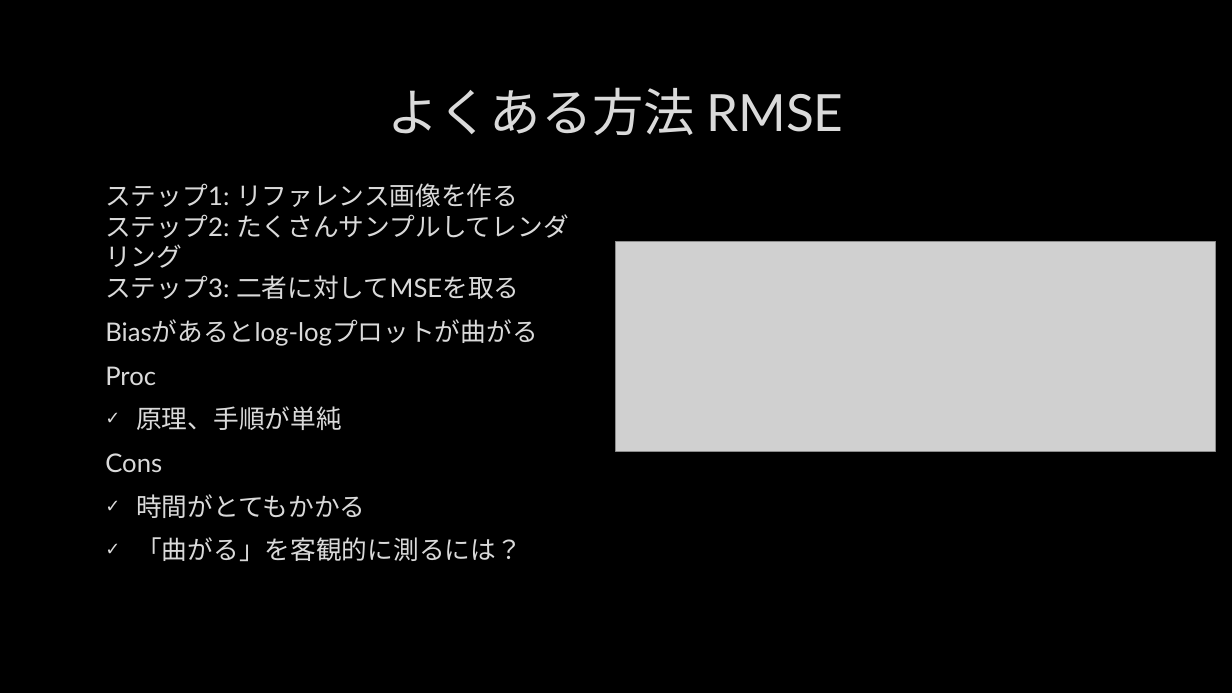
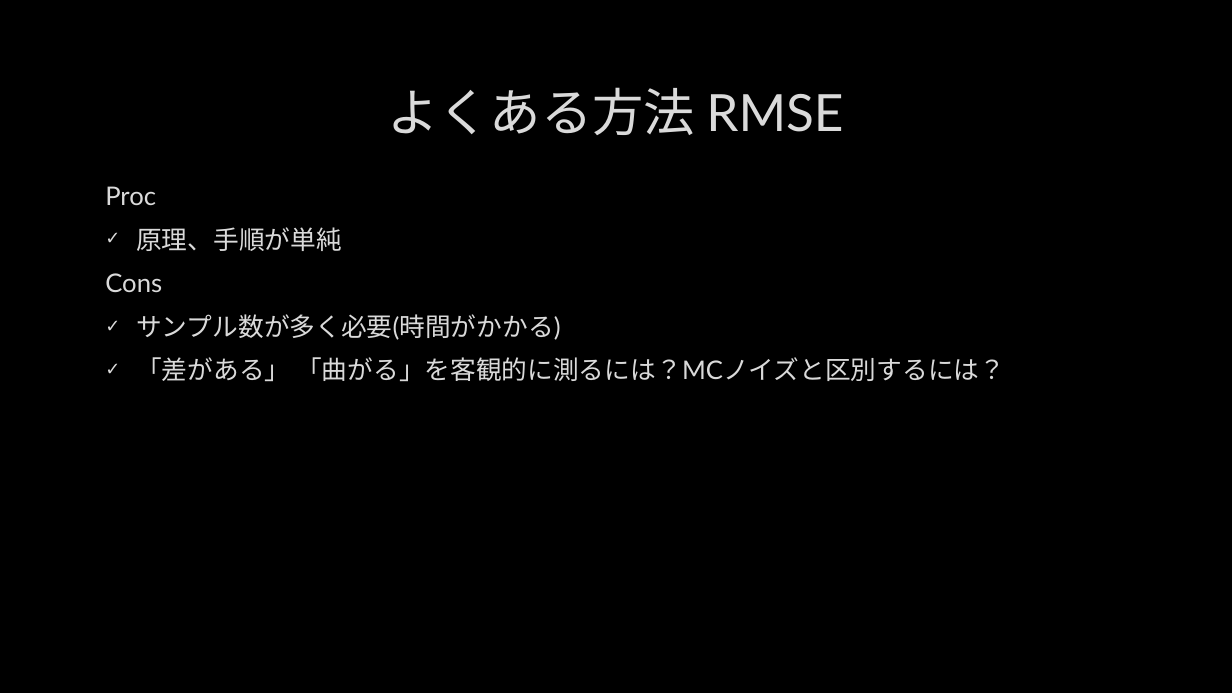
Before and after one commit to ykozw/detecting-bias, a slide deck: slide 7 of detecting_bias_in_monte_carlo_renderers_using_welch’s.pptx (slide 6 before the commit). Drawn at 1232x693 pixels with LibreOffice and Linux fonts; fonts in the diff are those of the drawing; grey boxes stand for pictures; background and template pictures are left out. Boxes give left, top, right and bottom in pixels: in the first picture for what was removed or moved away, otherwise in the second. Text is boxed around its words. In the diff, an @@ line names an element or a change of style, - is before the commit and + after.

```diff
--- a/detecting_bias_in_monte_carlo_renderers_using_welch’s.pptx
+++ b/detecting_bias_in_monte_carlo_renderers_using_welch’s.pptx
@@ text at [105,183,569,346]: paragraphs removed @@
-ステップ1: リファレンス画像を作る
-ステップ2: たくさんサンプルしてレンダリング
-ステップ3: 二者に対してMSEを取る
-Biasがあるとlog-logプロットが曲がる
@@ picture removed at [616,242,1215,452] @@
@@ text at [136,314,1005,382]: text changed @@
-✓ 時間がとてもかかる
-✓ 「曲がる」を客観的に測るには？
+✓ サンプル数が多く必要(時間がかかる)
+✓ 「差がある」 「曲がる」を客観的に測るには？MCノイズと区別するには？
```
Also in this commit, not shown: 3 other slides changed, 6 slides added, 1 other file.
